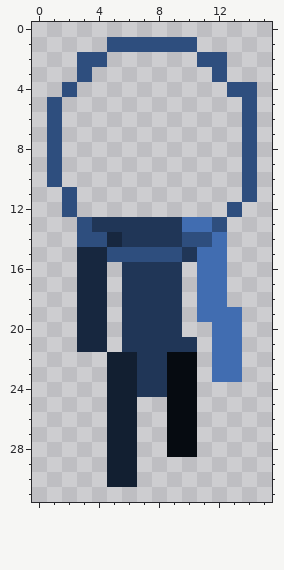
A pixel-art sprite gets an edit: game/Slang.Adventure/textures/entity/player/default/bottom/bottom_2.png. The picture above is the old version.
The file is 16x32 pixels.
And afterwards:
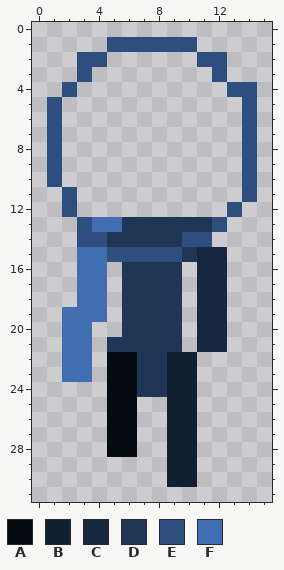
Palette (. is transparent): A #060b11  B #121f31  C #17273f  D #203657  E #2e4e7e  F #416db1
The exact change:
{"y":13,"x":4,"old":"DD","new":"FF"}
{"y":13,"x":10,"old":"FF","new":"DD"}
{"y":14,"x":5,"old":"C","new":"D"}
{"y":14,"x":12,"old":"F","new":"."}
{"y":15,"x":3,"old":"CC","new":"FF"}
{"y":15,"x":11,"old":"FF","new":"CC"}
{"y":16,"x":3,"old":"CC","new":"FF"}
{"y":16,"x":11,"old":"FF","new":"CC"}
{"y":17,"x":3,"old":"CC","new":"FF"}
{"y":17,"x":11,"old":"FF","new":"CC"}
{"y":18,"x":3,"old":"CC","new":"FF"}
{"y":18,"x":11,"old":"FF","new":"CC"}
{"y":19,"x":2,"old":".CC","new":"FFF"}
{"y":19,"x":11,"old":"FFF","new":"CC."}
{"y":20,"x":2,"old":".CC","new":"FF."}
{"y":20,"x":11,"old":".FF","new":"CC."}
{"y":21,"x":2,"old":".CC.","new":"FF.D"}
{"y":21,"x":10,"old":"D.FF","new":".CC."}
{"y":22,"x":2,"old":"..","new":"FF"}
{"y":22,"x":5,"old":"BB","new":"AA"}
{"y":22,"x":9,"old":"AA","new":"BB"}
{"y":22,"x":12,"old":"FF","new":".."}
{"y":23,"x":2,"old":"..","new":"FF"}
{"y":23,"x":5,"old":"BB","new":"AA"}
{"y":23,"x":9,"old":"AA","new":"BB"}
{"y":23,"x":12,"old":"FF","new":".."}
{"y":24,"x":5,"old":"BB","new":"AA"}
{"y":24,"x":9,"old":"AA","new":"BB"}
{"y":25,"x":5,"old":"BB","new":"AA"}
{"y":25,"x":9,"old":"AA","new":"BB"}
{"y":26,"x":5,"old":"BB","new":"AA"}
{"y":26,"x":9,"old":"AA","new":"BB"}
{"y":27,"x":5,"old":"BB","new":"AA"}
{"y":27,"x":9,"old":"AA","new":"BB"}
{"y":28,"x":5,"old":"BB","new":"AA"}
{"y":28,"x":9,"old":"AA","new":"BB"}
{"y":29,"x":5,"old":"BB","new":".."}
{"y":29,"x":9,"old":"..","new":"BB"}
{"y":30,"x":5,"old":"BB","new":".."}
{"y":30,"x":9,"old":"..","new":"BB"}
{"label":"changed","picture_box":[62,217,242,487]}
